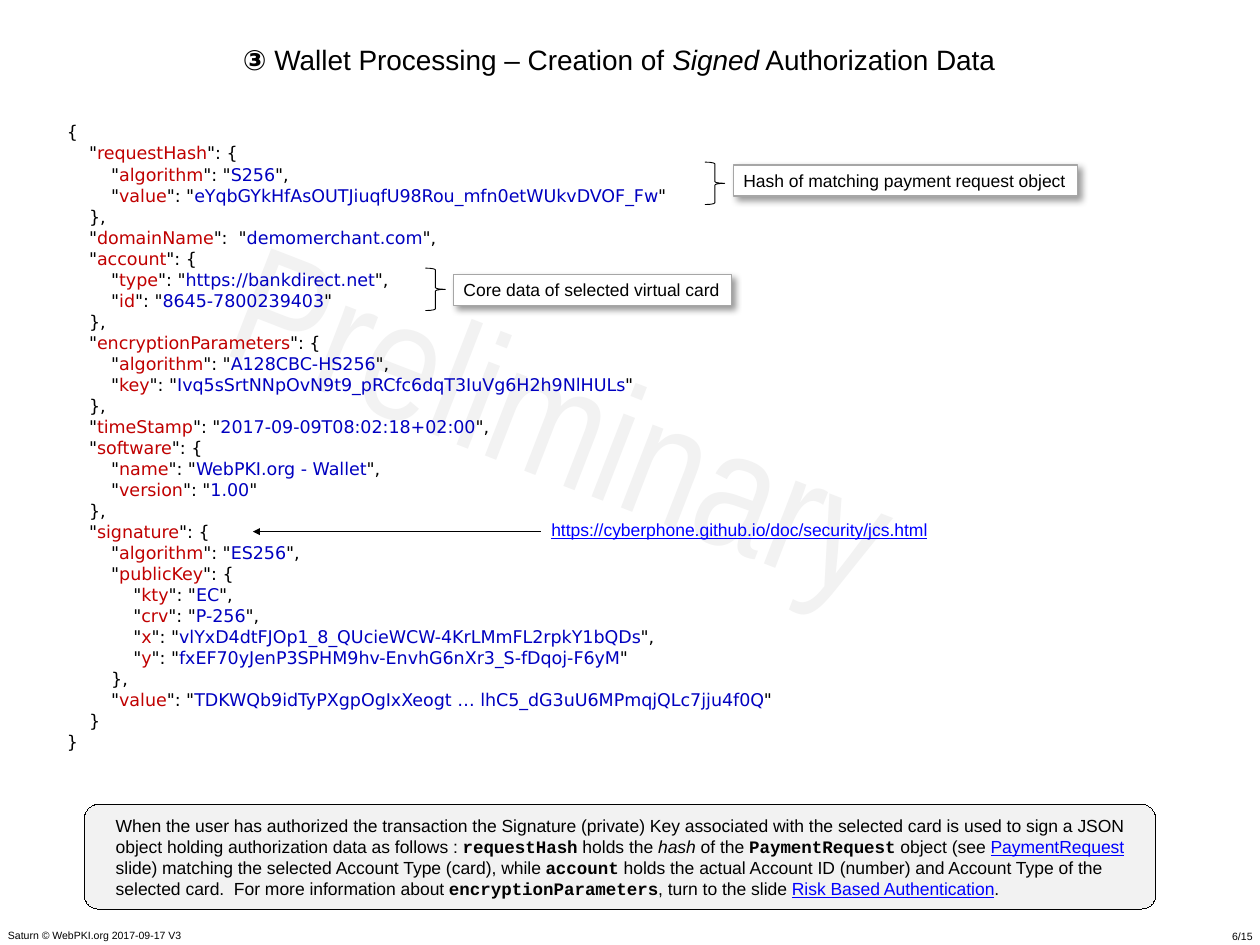
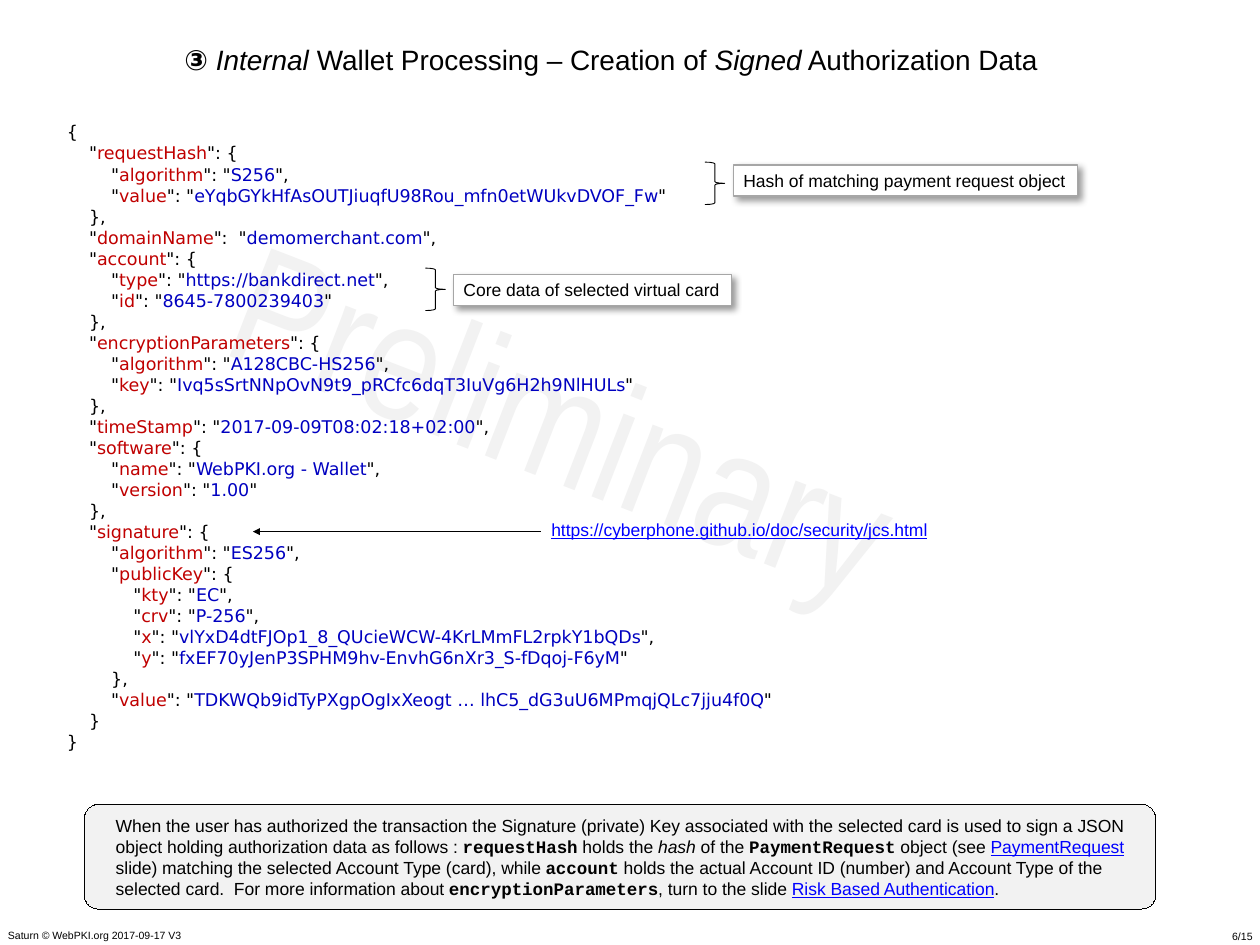
Before and after one commit to cyberphone/doc, a slide deck: slide 6 of saturn/saturn-v3-presentation.pptx. Drawn at 1260x945 pixels with LibreOffice and Linux fonts; fonts in the diff are those of the drawing. Boxes give left, top, right and bottom in pixels: in the first picture for what was removed or moved away, otherwise in the second. Text is boxed around its words. In the diff, an @@ line names an element or a change of style, - is before the commit and + after.

```diff
--- a/saturn/saturn-v3-presentation.pptx
+++ b/saturn/saturn-v3-presentation.pptx
@@ text at bbox=[184, 49, 1037, 75]: text changed @@
-③ Wallet Processing – Creation of Signed Authorization Data
+③ Internal Wallet Processing – Creation of Signed Authorization Data
```
Also in this commit, not shown: 3 other slides changed, 1 other file.
